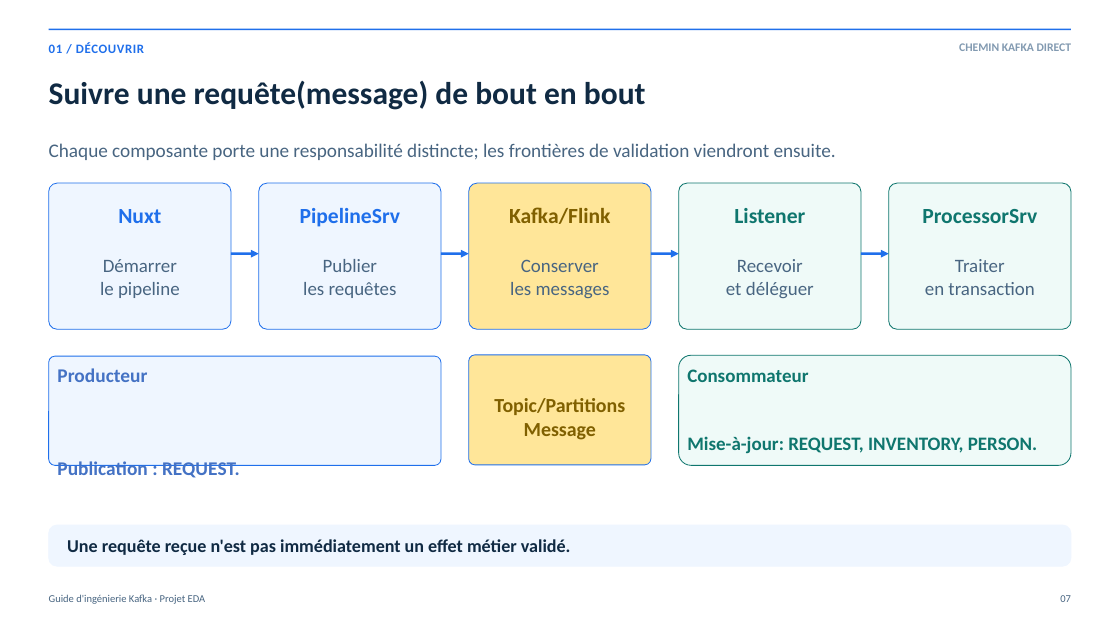
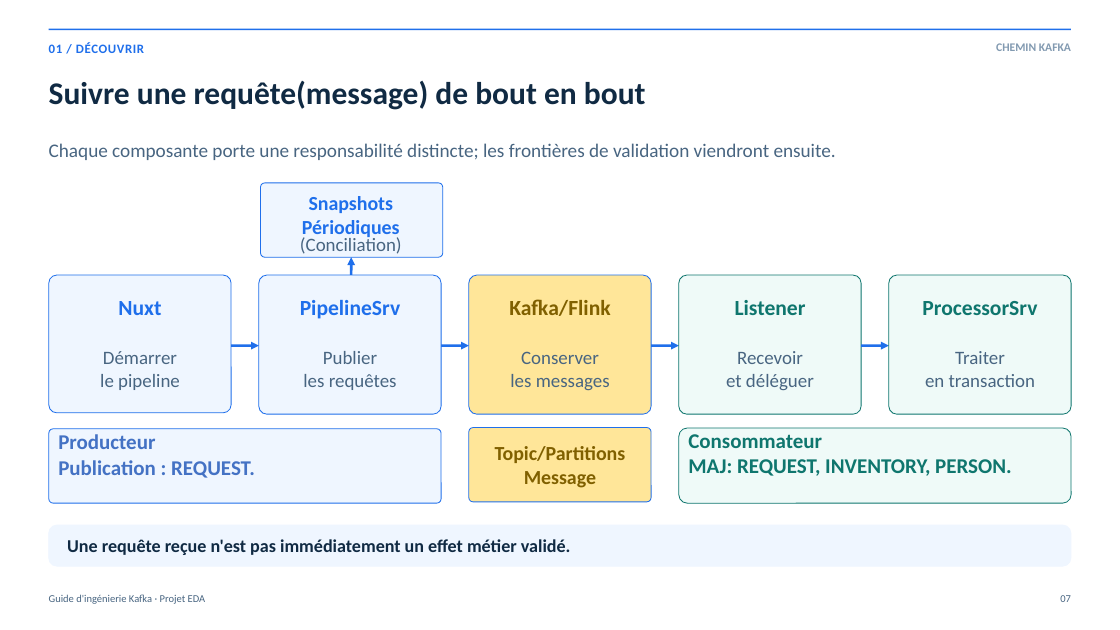
Before and after one commit to rdemers/org-rd-fullstack-springboot-eda, a slide deck: slide 7 of doc/presentation/org-rd-fullstack-springboot-eda-fr.pptx. Drawn at 1120x630 pixels with LibreOffice and Linux fonts; fonts in the diff are those of the drawing. Boxes give left, top, right and bottom in pixels: in the first picture for what was removed or moved away, otherwise in the second. Text is boxed around its words. In the diff, an @@ line names an element or a change of style, - is before the commit and + after.

```diff
--- a/doc/presentation/org-rd-fullstack-springboot-eda-fr.pptx
+++ b/doc/presentation/org-rd-fullstack-springboot-eda-fr.pptx
@@ text at <box>996,43,1071,51</box>: text changed @@
-CHEMIN KAFKA DIRECT
+CHEMIN KAFKA
@@ rounded rectangle added at <box>260,183,443,258</box>, fill #EFF6FF, outline #1F6FEB 0.7 pt @@
@@ text added at <box>302,196,400,239</box>, 17.1 pt, text #1F6FEB, bold @@
+Snapshots
+Périodiques
@@ text added at <box>300,236,402,254</box>, 16.2 pt, text #486581 @@
+(Conciliation)
@@ arrow added from (351, 277) to (351, 257), #1F6FEB 2.25 pt @@
@@ rounded rectangle: place and size @@
-rounded rectangle at <box>49,183,231,329</box>
+rounded rectangle at <box>49,275,231,413</box>
@@ rounded rectangle: place and size @@
-rounded rectangle at <box>259,183,441,329</box>
+rounded rectangle at <box>259,275,441,414</box>
@@ rounded rectangle: place and size @@
-rounded rectangle at <box>469,183,651,329</box>
+rounded rectangle at <box>469,275,651,414</box>
@@ rounded rectangle: place and size @@
-rounded rectangle at <box>679,183,861,329</box>
+rounded rectangle at <box>679,275,861,414</box>
@@ rounded rectangle: place and size @@
-rounded rectangle at <box>889,183,1071,329</box>
+rounded rectangle at <box>889,275,1071,414</box>
@@ 10 texts, 4 arrows: place and size @@
-10 texts, 4 arrows at <box>100,207,1037,298</box>
+10 texts, 4 arrows at <box>100,299,1037,390</box>
@@ text "Producteur": place and size @@
-text "Producteur" at <box>57,368,240,478</box>
+text "Producteur" at <box>58,434,255,478</box>
@@ text "Producteur" at <box>58,434,255,478</box>: size 16.6 to 18 pt @@
@@ rounded rectangle: place and size @@
-rounded rectangle at <box>49,356,441,465</box>
+rounded rectangle at <box>49,429,441,504</box>
@@ text "Topic/Partitions": place and size @@
-text "Topic/Partitions" at <box>494,398,625,440</box>
+text "Topic/Partitions" at <box>495,446,626,488</box>
@@ rounded rectangle: place and size @@
-rounded rectangle at <box>469,355,651,465</box>
+rounded rectangle at <box>469,428,651,502</box>
@@ rounded rectangle: place and size @@
-rounded rectangle at <box>679,355,1071,465</box>
+rounded rectangle at <box>679,429,1071,504</box>
@@ text "Consommateur": place and size @@
-text "Consommateur" at <box>687,369,1037,453</box>
+text "Consommateur" at <box>688,434,1012,476</box>
@@ text at <box>688,434,822,448</box>: size 16.3 to 18 pt in "Consommateur" @@
@@ text at <box>688,459,1012,476</box>: text changed; size 16.3 to 18 pt @@
-Mise-à-jour: REQUEST, INVENTORY, PERSON.
+MAJ: REQUEST, INVENTORY, PERSON.
```
Also in this commit, not shown: 35 other slides changed, 1 slide added, 3 slides removed, 7 other files.
